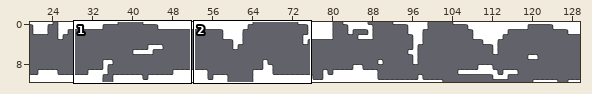
An edit to a level. Tiled map, JumpNPuke/map.tmx. Above, an overview of the earlier version with the close-up marked.
Close-up. Before the commit:
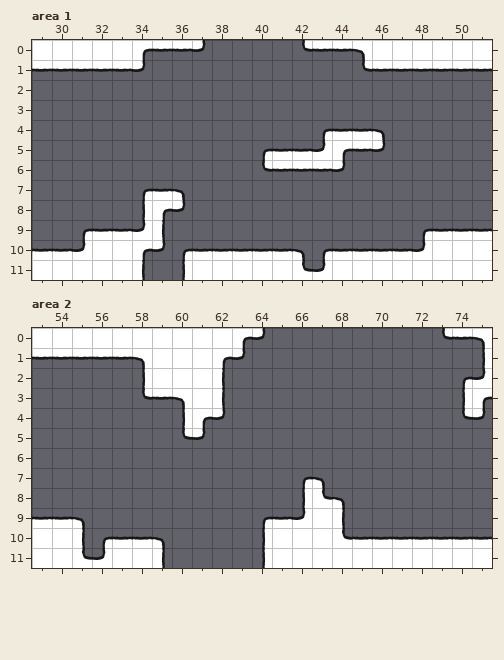
Cells are 64x64 px. Shown: area 1 x 29..51, y 0..11; area 2 x 53..75, y 0..11. The commit also changed other parts of the map, which this record leaves out.
And afterwards:
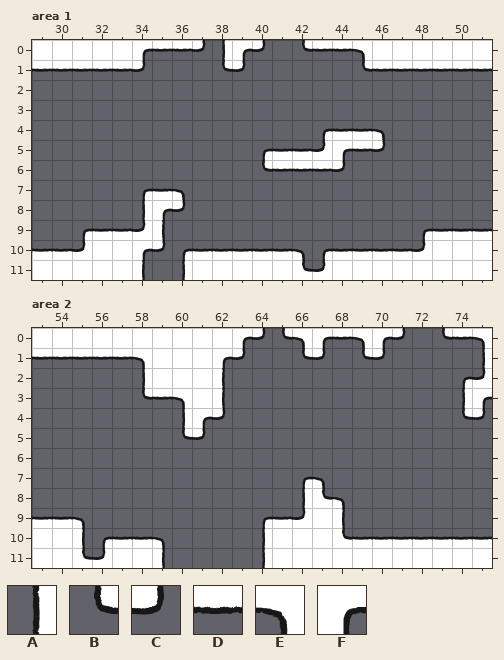
Key: from "bords": A 1, B 2, C 3, D 4, E 8, F 9.
_ is an empty cell.
Diff:
Layer "background", area 1:
Tile A now appears in row 0 at x 38.
Tile B now appears in row 1 at x 38.
Tile C now appears in row 0 at x 40; in row 1 at x 39.
Tile F now appears in row 0 at x 39.
Layer "background", area 2:
Tile B now appears in row 0 at x 65; in row 1 at x 66 and 69.
Tile C now appears in row 0 at x 71; in row 1 at x 67 and 70.
Tile D now appears in row 0 at x 68.
Tile E now appears in row 0 at x 66 and 69.
Tile F now appears in row 0 at x 67 and 70.
